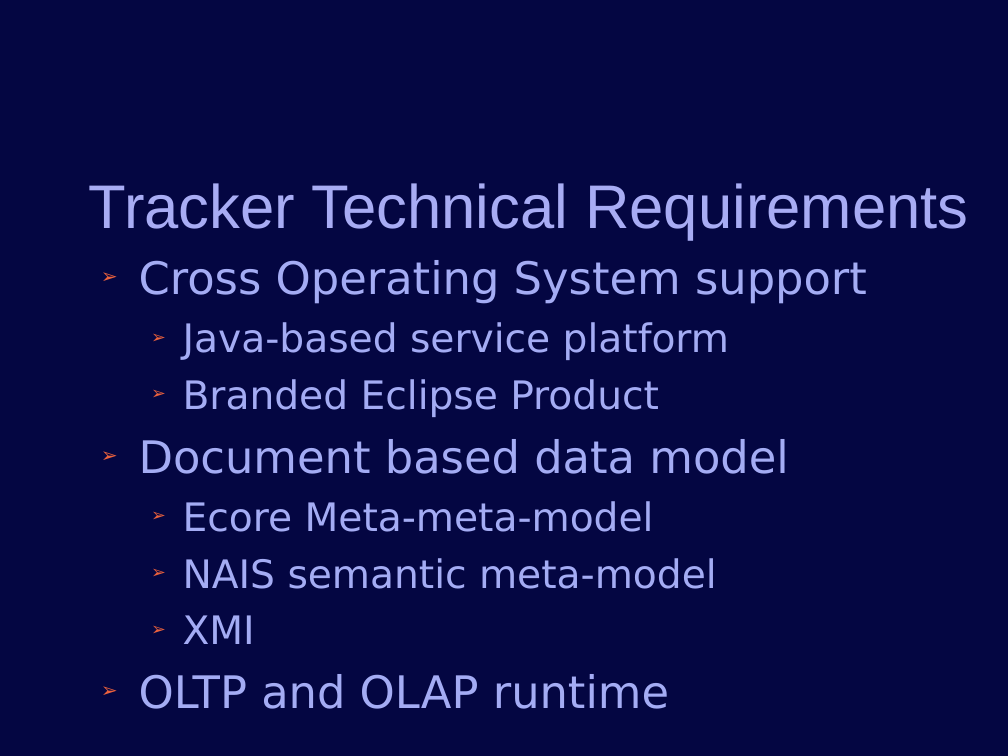
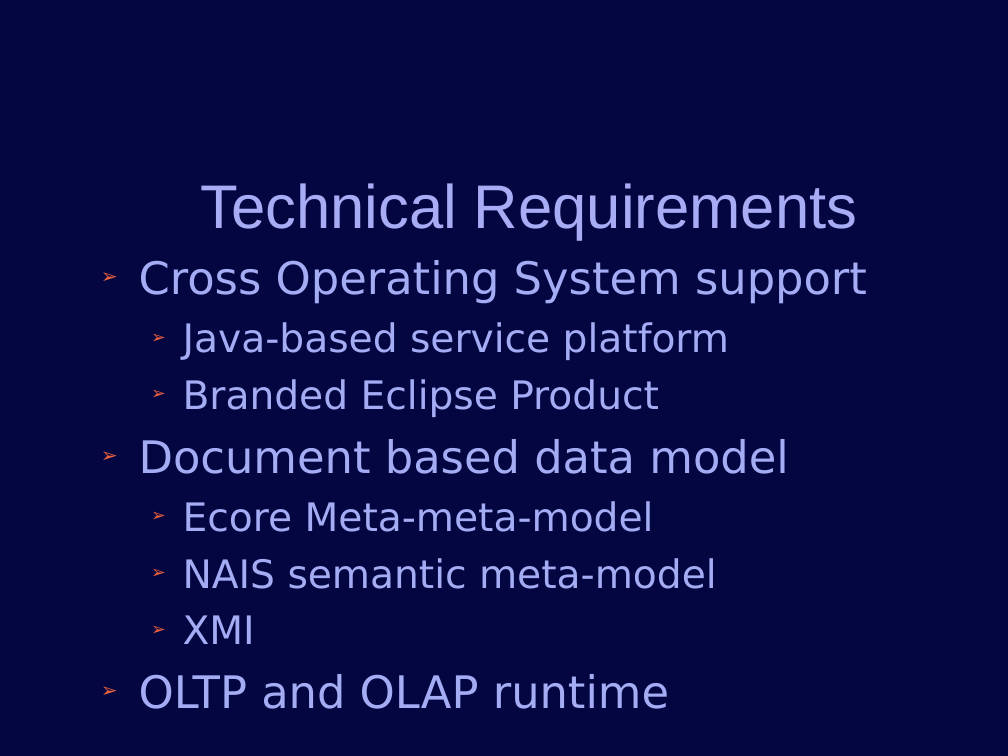
Before and after one commit to jconlon/Tracker, a slide deck: slide 9 of tracker/trunk/com.verticon.tracker.documentation/src/Tracker Introduction.odp (slide 7 before the commit). Drawn at 1008x756 pixels with LibreOffice and Linux fonts; fonts in the diff are those of the drawing; background and template pictures are left out. Boxes give left, top, right and bottom in pixels: in the first picture for what was removed or moved away, otherwise in the second. Text is boxed around its words. In the diff, an @@ line names an element or a change of style, - is before the commit and + after.

```diff
--- a/tracker/trunk/com.verticon.tracker.documentation/src/Tracker Introduction.odp
+++ b/tracker/trunk/com.verticon.tracker.documentation/src/Tracker Introduction.odp
@@ title at (200, 183, 857, 240): text changed @@
-Tracker Technical Requirements
+Technical Requirements
```
Also in this commit, not shown: 5 other slides changed, 5 slides added, 2 slides removed.
